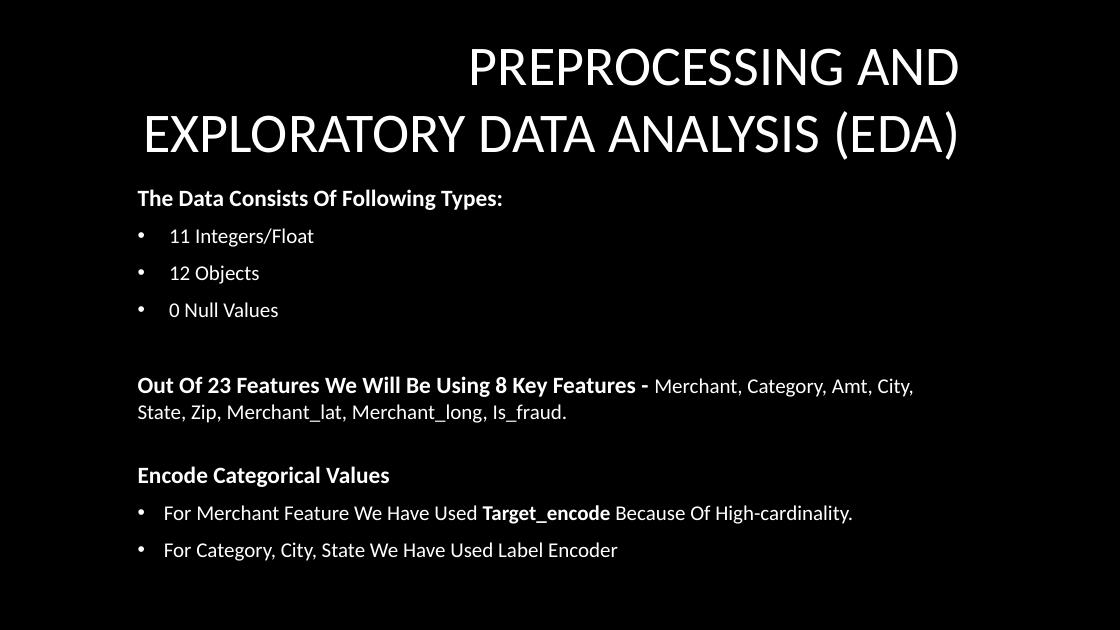
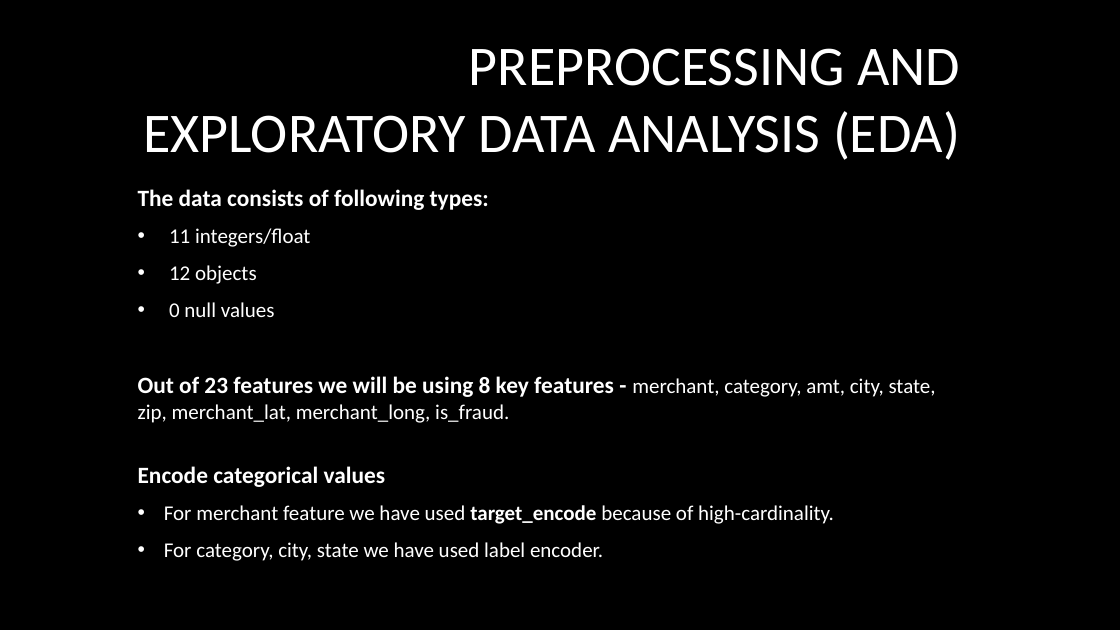
Before and after one commit to rahul-bhutekar/Data-Science, a slide deck: slide 4 of Projects/machine-learning-classification/ml-classification.pptx. Drawn at 1120x630 pixels with LibreOffice and Linux fonts; fonts in the diff are those of the drawing; background and template pictures are left out. Boxes give left, top, right and bottom in pixels: in the first picture for what was removed or moved away, otherwise in the second. Text is boxed around its words. In the diff, an @@ line names an element or a change of style, - is before the commit and + after.

```diff
--- a/Projects/machine-learning-classification/ml-classification.pptx
+++ b/Projects/machine-learning-classification/ml-classification.pptx
@@ subtitle at (138,189,936,561): text changed @@
-The Data Consists Of Following Types:
-• 11 Integers/Float
-• 12 Objects
-• 0 Null Values
-Out Of 23 Features We Will Be Using 8 Key Features - Merchant, Category, Amt, City, State, Zip, Merchant_lat, Merchant_long, Is_fraud.
-Encode Categorical Values
-• For Merchant Feature We Have Used Target_encode Because Of High-cardinality.
-• For Category, City, State We Have Used Label Encoder
+The data consists of following types:
+• 11 integers/float
+• 12 objects
+• 0 null values
+Out of 23 features we will be using 8 key features - merchant, category, amt, city, state, zip, merchant_lat, merchant_long, is_fraud.
+Encode categorical values
+• For merchant feature we have used target_encode because of high-cardinality.
+• For category, city, state we have used label encoder.
```
Also in this commit, not shown: 8 other slides changed.
